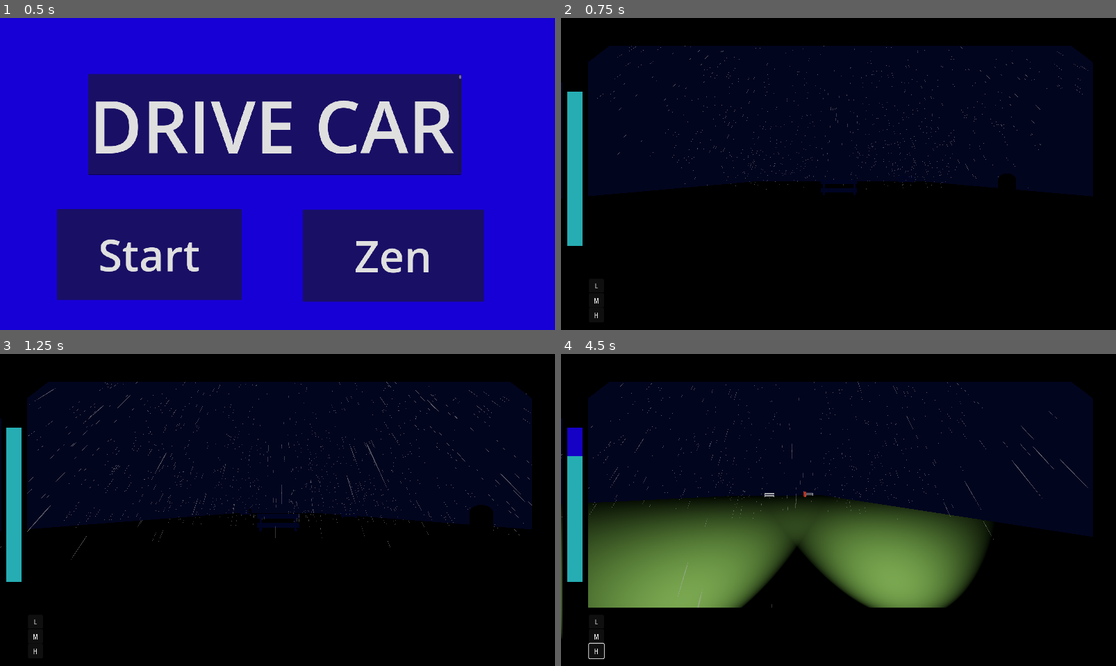
Above: before the commit, frames 1-4 (two rows, left to right).
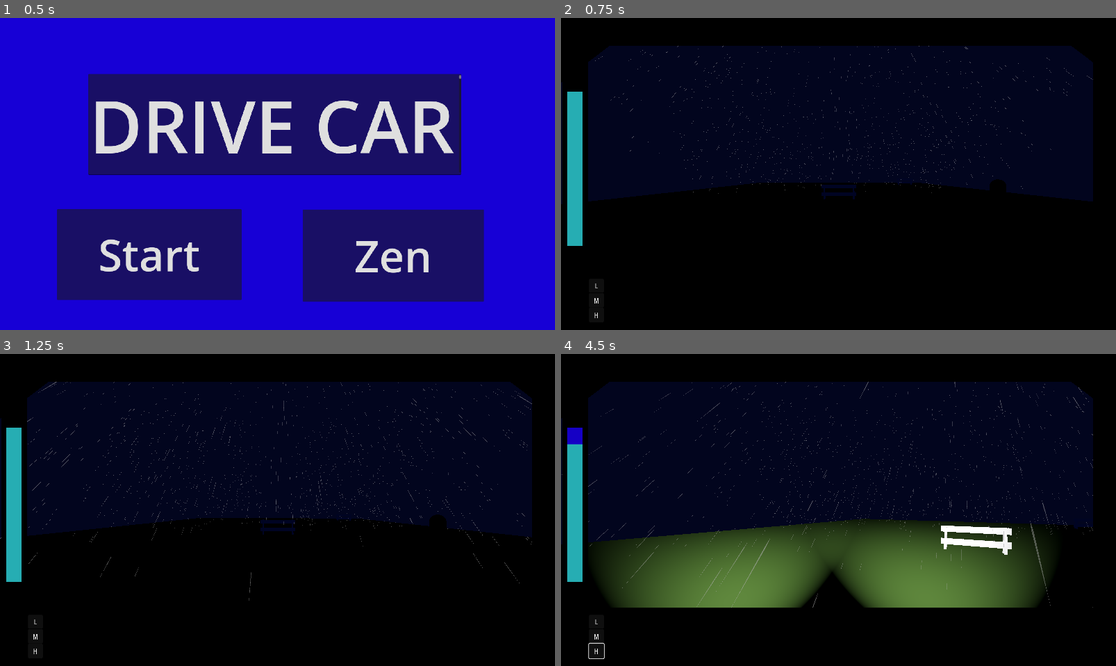
Above: after the commit, the same moments.

Repository: reniby/Southbound
Game: Godot game, scene res://Scenes/menu.tscn
The game is run twice, just before and just after one commit, with the same random seed, the same clock (stepped at 60 frames per second) and the same inputs.
Inputs (mouse positions are in pixels of both pictures, inside the frame that each line leads up to):
- Up to frame 1 (0.5 s): no input
- Up to frame 2 (0.75 s): click "Start" at 0.5 s
- Up to frame 3 (1.25 s): no input
- Up to frame 4 (4.5 s): click "L" at 1.25 s; click "M" at 2 s; click "H" at 2.75 s; move the mouse to (960, 494) at 3.52 s; hold D (right) 3.53-4.28 s; tap Space (light) at 3.6, 4.35 s; move the mouse to (727, 525) at 4.27 s; hold Down (ui_down) from 4.28 s (still down)

Frame 1 is identical in both runs. In frame 2, 1.7% of the frame differs, in the area x 0-96%, y 8-60%; in frame 3, 2.9%; in frame 4, 24%, in the area x 0-96%, y 8-91%.

Commit message:
VehicleBodyInit

Diff:
--- a/Scenes/World.tscn
+++ b/Scenes/World.tscn
@@ -1,12 +1,10 @@
-[gd_scene load_steps=15 format=3 uid="uid://db2h3t17k37pe"]
+[gd_scene load_steps=13 format=3 uid="uid://db2h3t17k37pe"]
 
 [ext_resource type="PackedScene" uid="uid://dgpapb3koxqf5" path="res://Scenes/road.tscn" id="1_pwtgb"]
 [ext_resource type="PackedScene" uid="uid://kyysd8qe5d2w" path="res://Scenes/obstacle.tscn" id="3_55mw3"]
 [ext_resource type="PackedScene" uid="uid://bcsuknevy4bpw" path="res://Scenes/powerup.tscn" id="3_q2fj2"]
 [ext_resource type="PackedScene" uid="uid://cgq1dxrjulyjr" path="res://Scenes/hud.tscn" id="4_od0c4"]
 [ext_resource type="PackedScene" uid="uid://byiip1duovchx" path="res://Scenes/player.tscn" id="5_f8doh"]
-[ext_resource type="AudioStream" uid="uid://br4uoclqhyik7" path="res://Audio/Music/pixel-dreams-259187.mp3" id="5_mdjuv"]
-[ext_resource type="Script" path="res://Scripts/hud.gd" id="6_r3jv0"]
 
 [sub_resource type="ProceduralSkyMaterial" id="ProceduralSkyMaterial_5lq0h"]
 sky_horizon_color = Color(0.64625, 0.65575, 0.67075, 1)
@@ -100,7 +98,7 @@
 shadow_enabled = true
 
 [node name="Player" parent="." groups=["Player"] instance=ExtResource("5_f8doh")]
-transform = Transform3D(1, 0, 0, 0, 1, 0, 0, 0, 1, -0.0544739, 0.0413542, 27.3746)
+transform = Transform3D(1, 0, 0, 0, 1, 0, 0, 0, 1, -0.0544739, 0.568322, 27.3746)
 
 [node name="GPUParticles3D" type="GPUParticles3D" parent="Player"]
 transform = Transform3D(1, 0, 0, 0, 0.787903, 1.05774, 0, -0.615799, 1.35336, 0.188629, 15.1497, -27.3599)
@@ -114,9 +112,7 @@
 draw_pass_1 = SubResource("RibbonTrailMesh_svto2")
 
 [node name="Jazz" type="AudioStreamPlayer3D" parent="Player"]
-stream = ExtResource("5_mdjuv")
 
 [node name="CanvasLayer" type="CanvasLayer" parent="."]
 
 [node name="HUD" parent="CanvasLayer" instance=ExtResource("4_od0c4")]
-script = ExtResource("6_r3jv0")
--- a/Scenes/hud.tscn
+++ b/Scenes/hud.tscn
@@ -79,9 +79,9 @@
 rotation = -0.6353
 color = Color(0, 0, 0, 1)
 
-[node name="Node" type="Node" parent="."]
+[node name="Gears" type="Node" parent="."]
 
-[node name="Low" type="Button" parent="Node"]
+[node name="Low" type="Button" parent="Gears"]
 offset_left = 97.0
 offset_top = 903.0
 offset_right = 138.0
@@ -89,7 +89,7 @@
 scale = Vector2(1.25287, 1.53577)
 text = "L"
 
-[node name="Med" type="Button" parent="Node"]
+[node name="Med" type="Button" parent="Gears"]
 offset_left = 97.0
 offset_top = 952.0
 offset_right = 138.0
@@ -97,7 +97,7 @@
 scale = Vector2(1.25287, 1.61577)
 text = "M"
 
-[node name="High" type="Button" parent="Node"]
+[node name="High" type="Button" parent="Gears"]
 offset_left = 97.0
 offset_top = 1003.0
 offset_right = 138.0
@@ -105,6 +105,6 @@
 scale = Vector2(1.25287, 1.61577)
 text = "H"
 
-[connection signal="pressed" from="Node/Low" to="." method="_on_low_pressed"]
-[connection signal="pressed" from="Node/Med" to="." method="_on_med_pressed"]
-[connection signal="pressed" from="Node/High" to="." method="_on_high_pressed"]
+[connection signal="pressed" from="Gears/Low" to="." method="_on_low_pressed"]
+[connection signal="pressed" from="Gears/Med" to="." method="_on_med_pressed"]
+[connection signal="pressed" from="Gears/High" to="." method="_on_high_pressed"]
--- a/Scenes/player.tscn
+++ b/Scenes/player.tscn
@@ -2,26 +2,28 @@
 
 [ext_resource type="Script" path="res://Scripts/player.gd" id="1_hj7uy"]
 
-[sub_resource type="CapsuleMesh" id="CapsuleMesh_8hhdk"]
+[sub_resource type="BoxMesh" id="BoxMesh_futcf"]
 
-[sub_resource type="CapsuleShape3D" id="CapsuleShape3D_gs8ea"]
+[sub_resource type="BoxShape3D" id="BoxShape3D_u2dtu"]
+size = Vector3(1, 0.24469, 2.2334)
 
-[node name="Player" type="CharacterBody3D"]
+[node name="Player" type="VehicleBody3D"]
 transform = Transform3D(1, 0, 0, 0, 1, 0, 0, 0, 1, -0.129436, 0, 0.0157738)
 script = ExtResource("1_hj7uy")
 
 [node name="MeshInstance3D2" type="MeshInstance3D" parent="."]
-transform = Transform3D(1, 0, 0, 0, 1, 0, 0, 0, 1, 0, 1, 0)
-mesh = SubResource("CapsuleMesh_8hhdk")
+transform = Transform3D(1, 0, 0, 0, 0.135342, 0, 0, 0, 2.2829, -0.0284, 0.204245, 0.0842862)
+mesh = SubResource("BoxMesh_futcf")
 
 [node name="CollisionShape3D2" type="CollisionShape3D" parent="."]
-transform = Transform3D(1, 0, 0, 0, 1, 0, 0, 0, 1, 0, 1, 0)
-shape = SubResource("CapsuleShape3D_gs8ea")
+transform = Transform3D(1.03653, 0, 0, 0, 1.03653, 0, 0, 0, 1.03653, 0.0266994, 0.184485, 0.0171943)
+shape = SubResource("BoxShape3D_u2dtu")
 
 [node name="Pivot" type="Node3D" parent="."]
 transform = Transform3D(1, 0, 0, 0, 1, 0, 0, 0, 1, 0, 1.67939, 0)
 
 [node name="Camera3D" type="Camera3D" parent="Pivot"]
+current = true
 
 [node name="SpotLight3D" type="SpotLight3D" parent="."]
 transform = Transform3D(0.947713, 0, -0.319125, 0, 1, 0, 0.319125, 0, 0.947713, 0.75, 1, -0.75)
@@ -38,3 +40,23 @@
 distance_fade_enabled = true
 spot_range = 36.2101
 spot_angle = 27.5018
+
+[node name="VehicleWheel3D" type="VehicleWheel3D" parent="."]
+transform = Transform3D(-1, 0, 8.74228e-08, 0, 1, 0, -8.74228e-08, 0, -1, 0.718625, 0, -0.550285)
+use_as_steering = true
+suspension_stiffness = 50.0
+
+[node name="VehicleWheel3D2" type="VehicleWheel3D" parent="."]
+transform = Transform3D(-1, 0, 8.74228e-08, 0, 1, 0, -8.74228e-08, 0, -1, -0.569611, 0, -0.550285)
+use_as_steering = true
+suspension_stiffness = 50.0
+
+[node name="VehicleWheel3D3" type="VehicleWheel3D" parent="."]
+transform = Transform3D(-1, 0, 8.74228e-08, 0, 1, 0, -8.74228e-08, 0, -1, -0.569611, 0, 0.731662)
+use_as_traction = true
+suspension_stiffness = 50.0
+
+[node name="VehicleWheel3D4" type="VehicleWheel3D" parent="."]
+transform = Transform3D(-1, 0, 8.74228e-08, 0, 1, 0, -8.74228e-08, 0, -1, 0.549839, 0, 0.731662)
+use_as_traction = true
+suspension_stiffness = 50.0
--- a/Scripts/hud.gd
+++ b/Scripts/hud.gd
@@ -1,7 +1,7 @@
 extends Node2D
 
 @onready var progress_bar: ProgressBar = $ProgressBar
-@onready var player: CharacterBody3D = $"../../Player"
+@onready var player = $"../../Player"
 @onready var jazz: AudioStreamPlayer3D = $"../../Player/Jazz"
 
 const LOW_GEAR = 5.0
@@ -19,8 +19,6 @@
 	genre.play()
 
 
-
-
 func _on_low_pressed() -> void:
 	player.speed = LOW_GEAR
 
--- a/Scripts/player.gd
+++ b/Scripts/player.gd
@@ -1,4 +1,4 @@
-extends CharacterBody3D
+extends VehicleBody3D
 
 @onready var head = $Pivot
 @onready var camera = $Pivot/Camera3D
@@ -30,25 +30,25 @@
 	light2.spot_angle = ANGLE_OPTIONS[curr_light]
 	Input.set_mouse_mode(Input.MOUSE_MODE_VISIBLE)
 	speed = 5.0
-
-func _unhandled_input(event):
-	if event is InputEventMouseMotion:
-		head.rotate_y(-event.relative.x * SENSITIVITY)
-		head.rotation.y = clamp(head.rotation.y, deg_to_rad(-10), deg_to_rad(10))
-		camera.rotate_x(-event.relative.y * SENSITIVITY)
-		camera.rotation.x = clamp(camera.rotation.x, deg_to_rad(-5), deg_to_rad(5))
+#
+#func _unhandled_input(event):
+	#if event is InputEventMouseMotion:
+		#head.rotate_y(-event.relative.x * SENSITIVITY)
+		#head.rotation.y = clamp(head.rotation.y, deg_to_rad(-10), deg_to_rad(10))
+		#camera.rotate_x(-event.relative.y * SENSITIVITY)
+		#camera.rotation.x = clamp(camera.rotation.x, deg_to_rad(-5), deg_to_rad(5))
 
 func _physics_process(delta) -> void:
+	engine_force = 20
+	steering = lerp(steering, Input.get_axis("left", "right") * 0.4, delta * 5)
+	#axis_lock_angular_x = true
+	#axis_lock_angular_z = true
+
 	if power > 100:
 		power = 100
 	elif power <= 0:
 		power = 0
 		print("you lose")
-
-	# Add the gravity.
-	if not is_on_floor():
-		velocity += get_gravity() * delta
-
 
 	if Input.is_action_just_released("light"):
 		curr_light = (curr_light + 1) % 3
@@ -63,17 +63,17 @@
 	var input_dir := Input.get_vector("left", "right", "ui_up", "ui_down")
 	var direction = (transform.basis * Vector3(input_dir.x, 0, 0)).normalized()
 
-	if direction.x:
-		velocity.x = direction.x * turn_speed
-	else:
-		velocity.x = move_toward(velocity.x, 0, turn_speed)
-	velocity.z = -1 * speed
+	#if direction.x:
+		#velocity.x = direction.x * turn_speed
+	#else:
+		#velocity.x = move_toward(velocity.x, 0, turn_speed)
+	#velocity.z = -1 * speed
 	power -= 0.001 * (speed + ENERGY_OPTIONS[curr_light])
 
 	# Head bob
-	time += delta * 2
-	var pos = Vector3.ZERO
-	pos.y = sin(time * BOB_FREQ) * BOB_AMP
-	camera.transform.origin = pos
+	#time += delta * 2
+	#var pos = Vector3.ZERO
+	#pos.y = sin(time * BOB_FREQ) * BOB_AMP
+	#camera.transform.origin = pos
 
-	move_and_slide()
+	#move_and_slide()
--- a/Scripts/road.gd
+++ b/Scripts/road.gd
@@ -4,6 +4,7 @@
 @onready var road_2: Node3D = $"../road2"
 
 func _on_area_3d_body_entered(body: Node3D) -> void:
+	print(body)
 	var prev_road = road_2 if self.is_in_group("Road1") else road_1
 
 	prev_road.position.z -= 114
